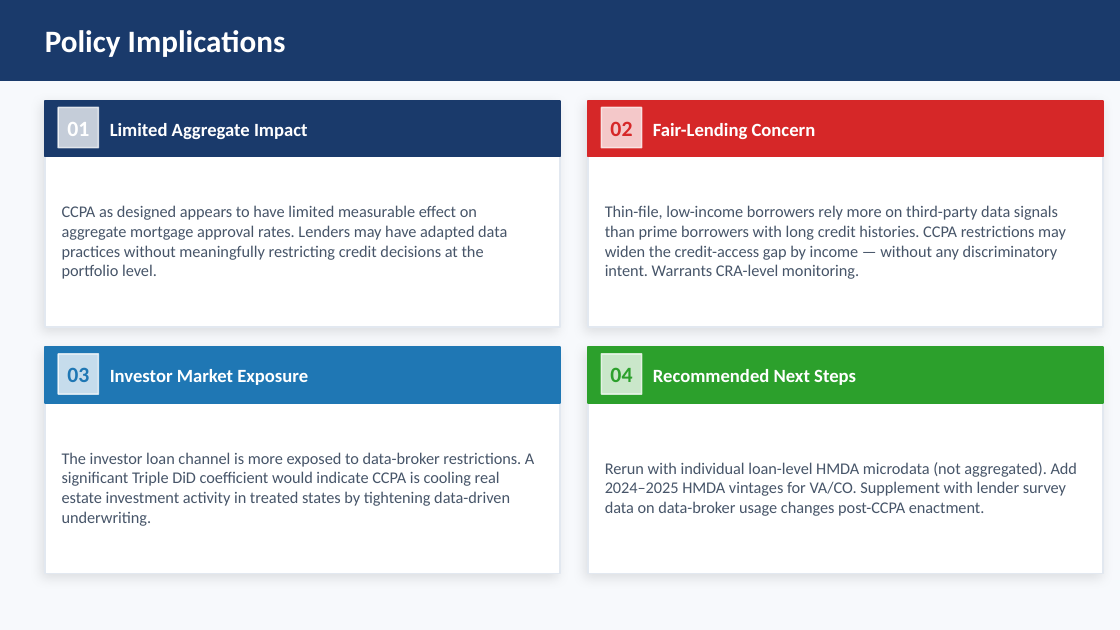
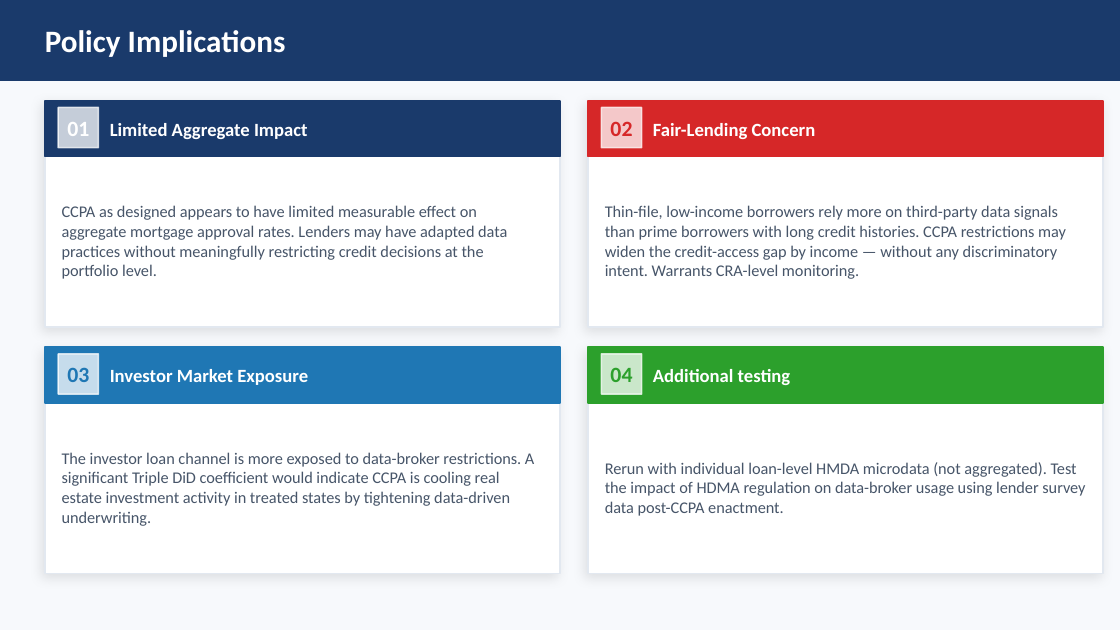
Before and after one commit to EllaN12/Ella_Portfolio, a slide deck: slide 11 of FinLens_Presentation.pptx. Drawn at 1120x630 pixels with LibreOffice and Linux fonts; fonts in the diff are those of the drawing. Boxes give left, top, right and bottom in pixels: in the first picture for what was removed or moved away, otherwise in the second. Text is boxed around its words. In the diff, an @@ line names an element or a change of style, - is before the commit and + after.

```diff
--- a/FinLens_Presentation.pptx
+++ b/FinLens_Presentation.pptx
@@ text at <box>653,369,791,385</box>: text changed @@
-Recommended Next Steps
+Additional testing
@@ text at <box>605,462,1085,516</box>: text changed @@
-Rerun with individual loan-level HMDA microdata (not aggregated). Add 2024–2025 HMDA vintages for VA/CO. Supplement with lender survey data on data-broker usage changes post-CCPA enactment.
+Rerun with individual loan-level HMDA microdata (not aggregated). Test the impact of HDMA regulation on data-broker usage using lender survey data post-CCPA enactment.
```
Also in this commit, not shown: 8 other slides changed, 1 slide added, 5 other files.
